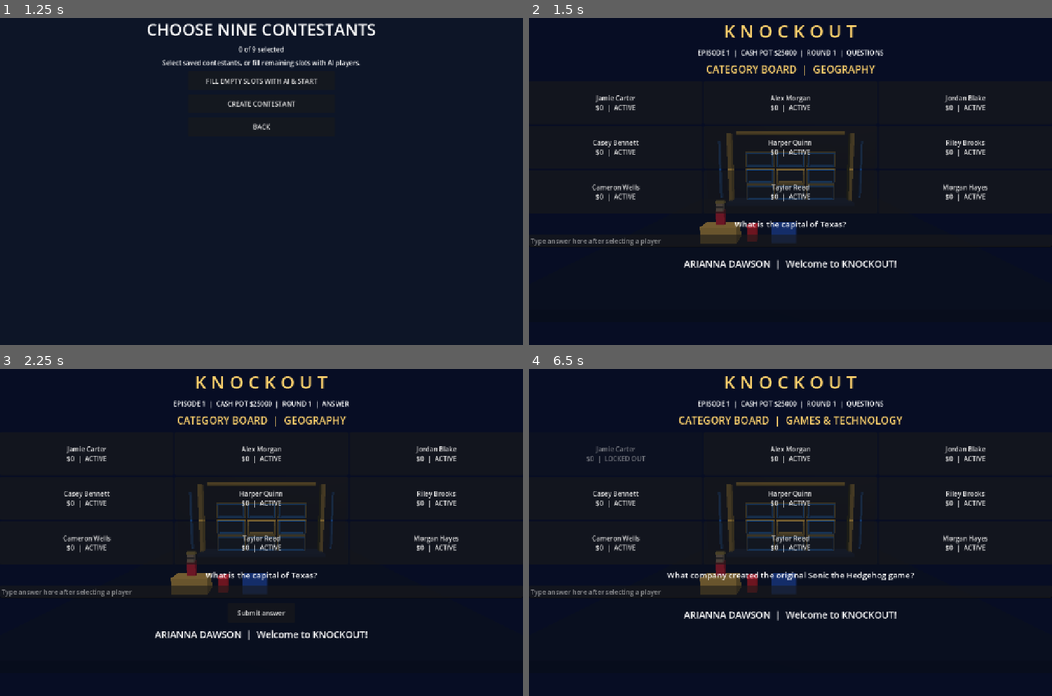
Above: before the commit, frames 1-4 (two rows, left to right).
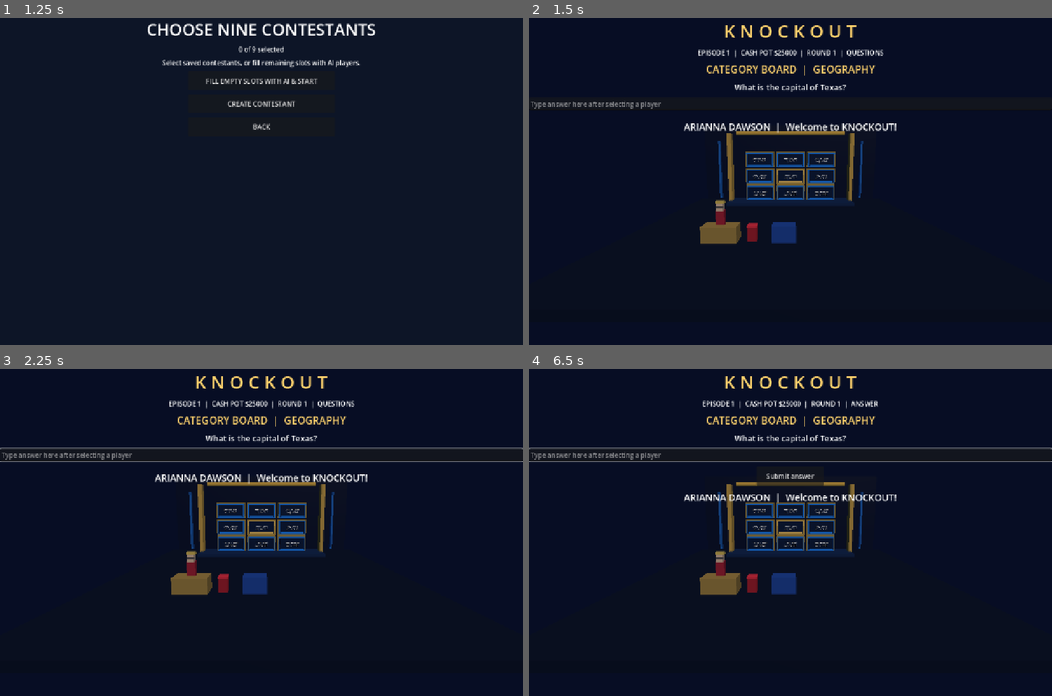
Above: after the commit, the same moments.

Repository: Becksploder2/Knockout
Game: Godot game, scene res://scenes/launcher.tscn
Same seed, same stepped clock (60 frames per second), same inputs: the game is played once before the commit and once after it.
Inputs (mouse positions are in pixels of both pictures, inside the frame that each line leads up to):
- Up to frame 1 (1.25 s): click "PLAY KNOCKOUT" at 0.5 s
- Up to frame 2 (1.5 s): click "FILL EMPTY SLOTS WITH AI & ST…" at 1.25 s
- Up to frame 3 (2.25 s): click (88, 454) at 2 s, where only the run before the commit has a clickable "Jamie Carter $0 | ACTIVE"
- Up to frame 4 (6.5 s): click (790, 454) at 2.75 s, where only the run before the commit has a clickable "Alex Morgan $0 | ACTIVE"; click (963, 454) at 3.5 s, where only the run before the commit has a clickable "Jordan Blake $0 | ACTIVE"; click (617, 499) at 4.25 s, where only the run before the commit has a clickable "Casey Bennett $0 | ACTIVE"; click (790, 499) at 5 s, where only the run before the commit has a clickable "Harper Quinn $0 | ACTIVE"; click (963, 499) at 5.75 s, where only the run before the commit has a clickable "Riley Brooks $0 | ACTIVE"

Frame 1 is identical in both runs. In frame 2, 5.8% of the frame differs, in the area x 0-88%, y 20-77%; in frame 3, 6.9%; in frame 4, 7.8%, in the area x 0-100%, y 9-77%.

Commit message:
Remove giant UI grid and display live contestant nameplates inside 3D stage bays

Diff:
--- a/Main.gd
+++ b/Main.gd
@@ -105,6 +105,7 @@
 var spotlight_target: Array = []
 var studio_spotlight: OmniLight3D
 var studio_spotlight_b: OmniLight3D
+var square_labels: Array = []
 const CUES := ["Main Menu", "Host Entrance", "Opening Round", "Terminator", "Final Knockout", "Sudden Death", "Jackpot Win", "Elimination"]
 
 
@@ -148,6 +149,7 @@
 	grid = GridContainer.new()
 	grid.columns = 3
 	main.add_child(grid)
+	grid.hide()
 	question = Label.new()
 	question.horizontal_alignment = HORIZONTAL_ALIGNMENT_CENTER
 	question.add_theme_font_size_override("font_size", 20)
@@ -356,10 +358,19 @@
 		b.disabled = not p["alive"] or (phase == "questions" and p["locked"])
 		b.pressed.connect(select_player.bind(i))
 		grid.add_child(b)
+	if square_labels.size() == 9:
+		for i in range(9):
+			var nameplate: Label3D = square_labels[i]
+			var contestant: Dictionary = players[i]
+			nameplate.text = "%s\n$%d | %s" % [str(contestant["name"]), int(contestant["bank"]), "ELIMINATED" if not contestant["alive"] else "LOCKED" if contestant["locked"] else "ACTIVE"]
+			nameplate.modulate = Color("#ffdf76") if spotlight_index == i or spotlight_index_b == i else Color.WHITE
 	for n in actions.get_children():
 		actions.remove_child(n)
 		n.queue_free()
 	if phase == "questions":
+		for i in range(9):
+			if not players[i]["ai"] and players[i]["alive"] and not players[i]["locked"]:
+				add_button("BUZZ IN — %s" % str(players[i]["name"]), select_player.bind(i))
 		question.text = _current_question()[1]
 		if round_number <= 2:
 			question.text = "ARIANNA: The Terminator activates automatically after three questions!" if round_questions >= 3 else question.text
@@ -370,6 +381,9 @@
 	elif phase == "spotlight":
 		question.text = "TERMINATOR SELECTING CONTESTANTS..."
 	elif phase == "terminator":
+		for index in pair:
+			if not players[int(index)]["ai"]:
+				add_button("BUZZ IN — %s" % str(players[int(index)]["name"]), select_player.bind(int(index)))
 		question.text = "TERMINATOR: " + questions[question_index % questions.size()][0]
 		add_button("Submit buzzer answer", submit_answer)
 	elif phase == "final":
@@ -741,6 +755,17 @@
 			_studio_box(Vector3(x, y, -11), Vector3(4.35, 2.3, 0.5), accent)
 			_studio_box(Vector3(x, y, -10.69), Vector3(4.0, 2.0, 0.12), Color("#101f3d"))
 			_studio_box(Vector3(x, y - 0.84, -10.5), Vector3(3.7, 0.2, 0.45), accent)
+			var nameplate := Label3D.new()
+			nameplate.position = Vector3(x, y, -10.35)
+			nameplate.pixel_size = 0.008
+			nameplate.font_size = 42
+			nameplate.outline_size = 8
+			nameplate.modulate = Color.WHITE
+			nameplate.billboard = BaseMaterial3D.BILLBOARD_ENABLED
+			studio_root.add_child(nameplate)
+			square_labels.append(nameplate)
+	# Refresh 3D nameplates after the stage is constructed.
+	render()
 	# Downstage podiums, deliberately separated from the contestant wall.
 	_studio_box(Vector3(-6.4, 0.6, 5), Vector3(3.2, 1.7, 1.7), Color("#b28b44"))
 	_studio_box(Vector3(-3.5, 0.65, 5), Vector3(0.85, 1.3, 0.85), Color("#b8242f"))
